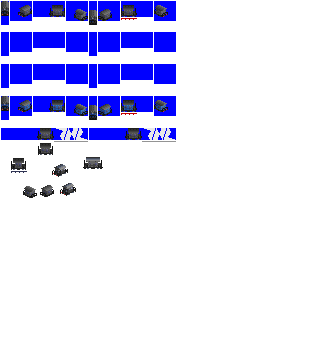
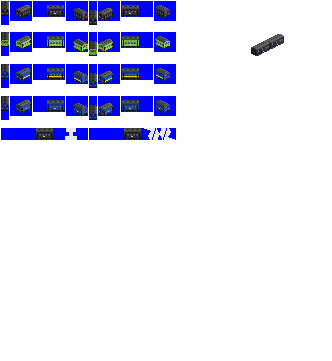
Layers edited between the first and the second w=332, h=361 image:
hid "yo 8000 cc" over 1, 96, 168, 142
hid "yo 8000", painted on it over 1, 1, 176, 198
renamed "Pasted Layer #1" to "yo 5000", showed it, painted on it over 1, 1, 284, 140
painted on "ed79.png" over 37, 13, 126, 138
